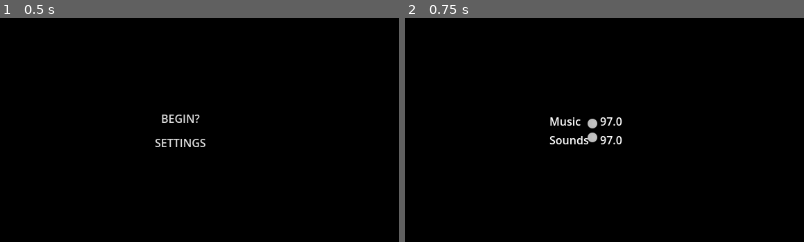
Above: before the commit, frames 1-2 (left to right).
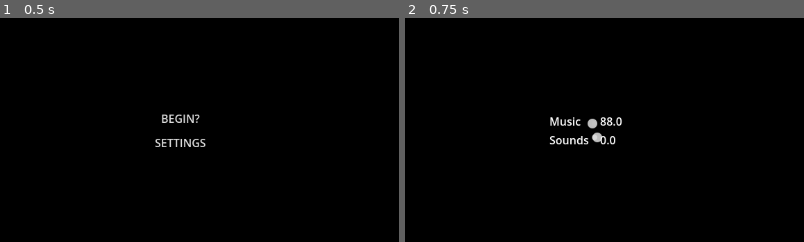
Above: after the commit, the same moments.

Repository: sanadjardaneh11-dotcom/TSR_game
Game: Godot game, scene res://Scenes/Starting screen.tscn
Two runs of this game, one before a commit and one after it. Both use one fixed random seed, a clock stepped at 60 frames per second and the inputs below.
Inputs:
- Up to frame 1 (0.5 s): no input
- Up to frame 2 (0.75 s): click "SETTINGS" at 0.5 s
The pictures show only the part of the screen within x 27-77%, y 25-75%; the shares and areas given below are measured in that part.

Frame 1 is identical in both runs. In frame 2, 0.3% of the frame differs, in the area x 45-55%, y 44-57%.

Commit message:
Completing the save system

Diff:
--- a/Scripts/settings.gd
+++ b/Scripts/settings.gd
@@ -3,12 +3,12 @@
 @onready var values: VBoxContainer = $HBoxContainer/Values
 @onready var display_value: VBoxContainer = $"HBoxContainer/Display value"
 var savepath = "res://savedata.json"
-var settings:Dictionary
+var savedata:Dictionary
 var numofsettings = 2
 func _ready() -> void:
 	load_json_file()
-	values.get_child(0).value = settings["settings"][0]
-	values.get_child(1).value = settings["settings"][1]
+	values.get_child(0).value = savedata["settings"][0]
+	values.get_child(1).value = savedata["settings"][1]
 	for num in numofsettings:
 		display_value.get_child(num).text = str(values.get_child(num).value)
 
@@ -17,9 +17,16 @@
 	var json = file.get_as_text()
 	var jsonobject = JSON.new()
 	jsonobject.parse(json)
-	settings = jsonobject.data
-	return settings
+	savedata = jsonobject.data
+	return savedata
+
+func save_to_json_file():
+	var file = FileAccess.open(savepath, FileAccess.WRITE)
+	var json_text = JSON.stringify(savedata)
+	file.store_string(json_text)
 
 func _on_value_changed(value: float) -> void:
 	for num in numofsettings:
 		display_value.get_child(num).text = str(values.get_child(num).value)
+		savedata["settings"][num] = values.get_child(num).value
+	save_to_json_file()
--- a/savedata.json
+++ b/savedata.json
@@ -1 +1 @@
-{"settings":[97,97]}
+{"settings":[88.0,0.0]}
